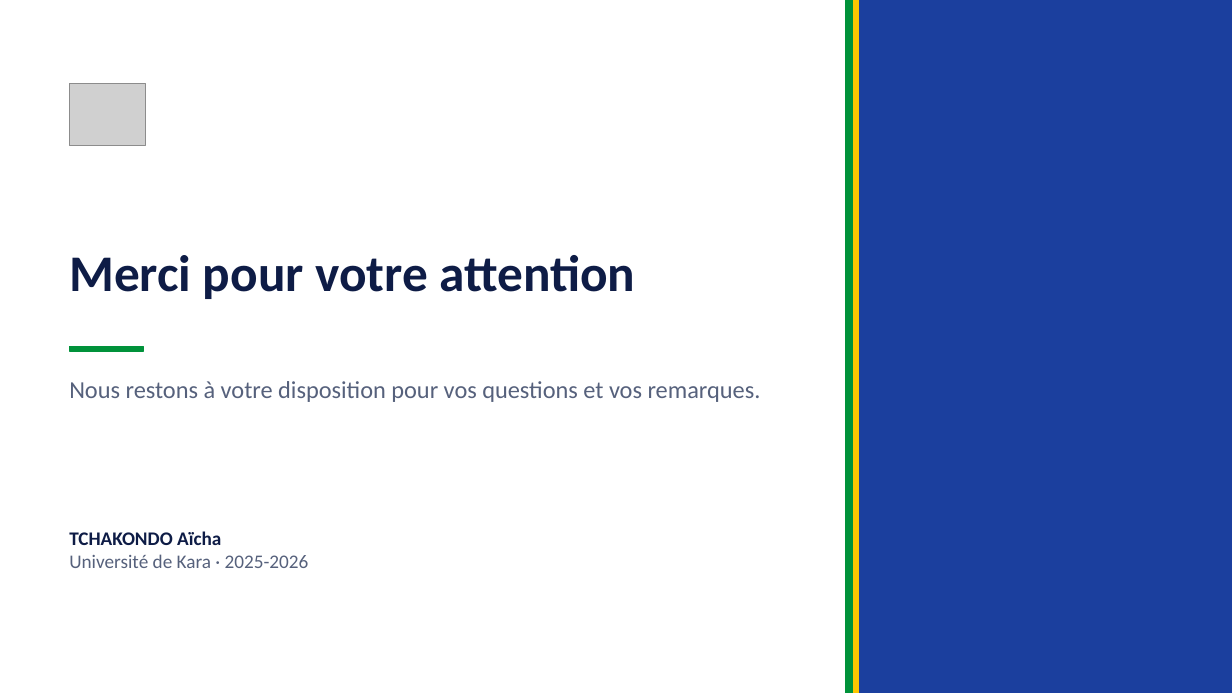
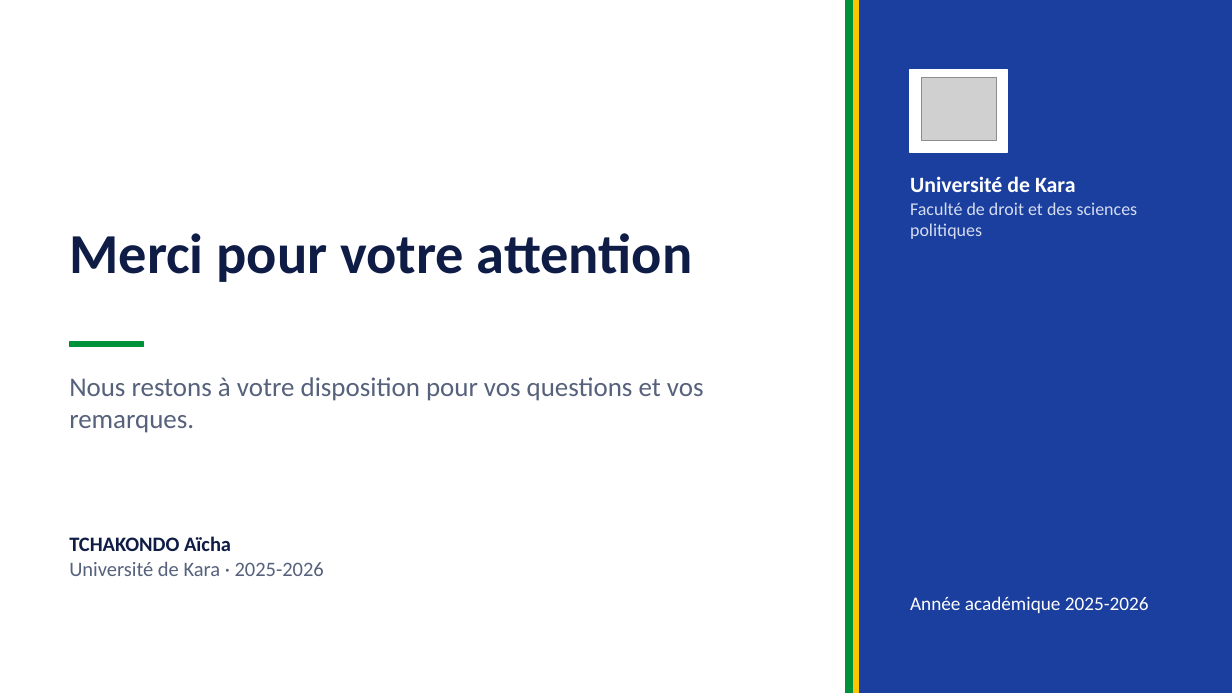
Before and after one commit to LUC-cmd/site-soutenance-aicha, a slide deck: slide 21 of docs/Presentation_soutenance_TCHAKONDO_Aicha.pptx. Drawn at 1232x693 pixels with LibreOffice and Linux fonts; fonts in the diff are those of the drawing; grey boxes stand for pictures. Boxes give left, top, right and bottom in pixels: in the first picture for what was removed or moved away, otherwise in the second. Text is boxed around its words. In the diff, an @@ line names an element or a change of style, - is before the commit and + after.

```diff
--- a/docs/Presentation_soutenance_TCHAKONDO_Aicha.pptx
+++ b/docs/Presentation_soutenance_TCHAKONDO_Aicha.pptx
@@ rectangle added at box(910, 69, 1007, 152), fill #FFFFFF, outline #FFFFFF 1 pt @@
@@ picture: place and size @@
-picture at box(69, 83, 145, 146)
+picture at box(921, 78, 997, 140)
@@ text added at box(910, 176, 1138, 239), 14 pt, text #D5DDF2 @@
+Université de Kara
+Faculté de droit et des sciences politiques
@@ text "Merci pour votre attention": place and size @@
-text "Merci pour votre attention" at box(69, 255, 635, 299)
+text "Merci pour votre attention" at box(69, 233, 693, 282)
@@ text "Merci pour votre attention" at box(69, 233, 693, 282): size 40 to 44 pt @@
@@ rectangle: place and size @@
-rectangle at box(69, 347, 143, 351)
+rectangle at box(69, 342, 143, 347)
@@ text "Nous restons à votre disposition ..." at box(69, 377, 704, 433): size 19 to 21 pt @@
@@ text "TCHAKONDO Aïcha" at box(69, 536, 324, 576): size 15 to 16 pt @@
@@ text added at box(910, 596, 1149, 613), 15 pt, text #FFFFFF @@
+Année académique 2025-2026
```
Also in this commit, not shown: 13 other slides changed, 2 slides removed, 1 other file.
